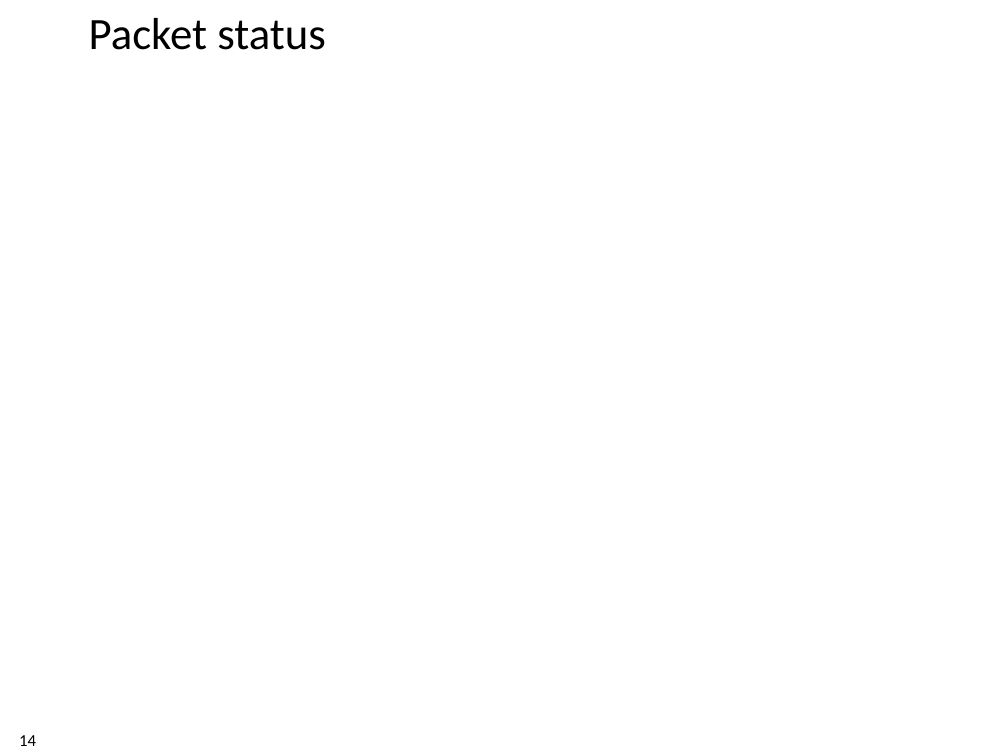
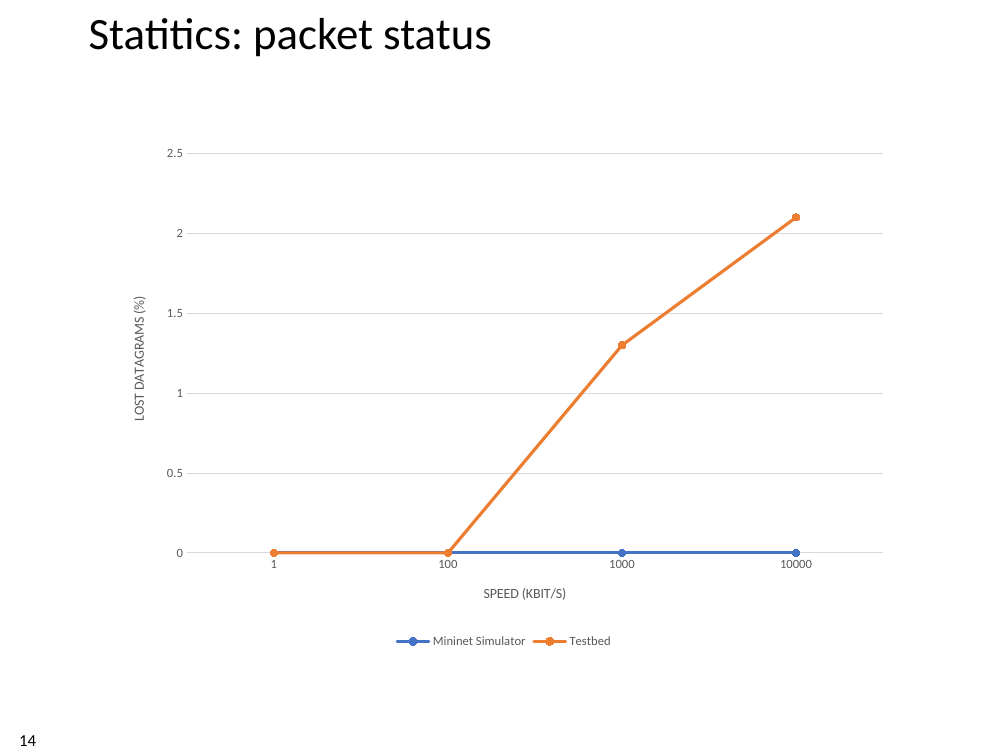
Before and after one commit to xdl907/switching-and-routing-project, a slide deck: slide 14 of template_project_exam__1_.pptx. Drawn at 1008x756 pixels with LibreOffice and Linux fonts; fonts in the diff are those of the drawing; background and template pictures are left out. Boxes give left, top, right and bottom in pixels: in the first picture for what was removed or moved away, otherwise in the second. Text is boxed around its words. In the diff, an @@ line names an element or a change of style, - is before the commit and + after.

Commit message:
Last version

```diff
--- a/template_project_exam__1_.pptx
+++ b/template_project_exam__1_.pptx
@@ title at (89,18,492,57): text changed @@
-Packet status
+Statitics: packet status
@@ line chart added at (109,136,899,653) @@
+categories: 1, 100, 1000, 10000
+Mininet Simulator: 0, 0, 0, 0
+Testbed: 0, 0, 1.3, 2.1
```
Also in this commit, not shown: 8 other slides changed.
